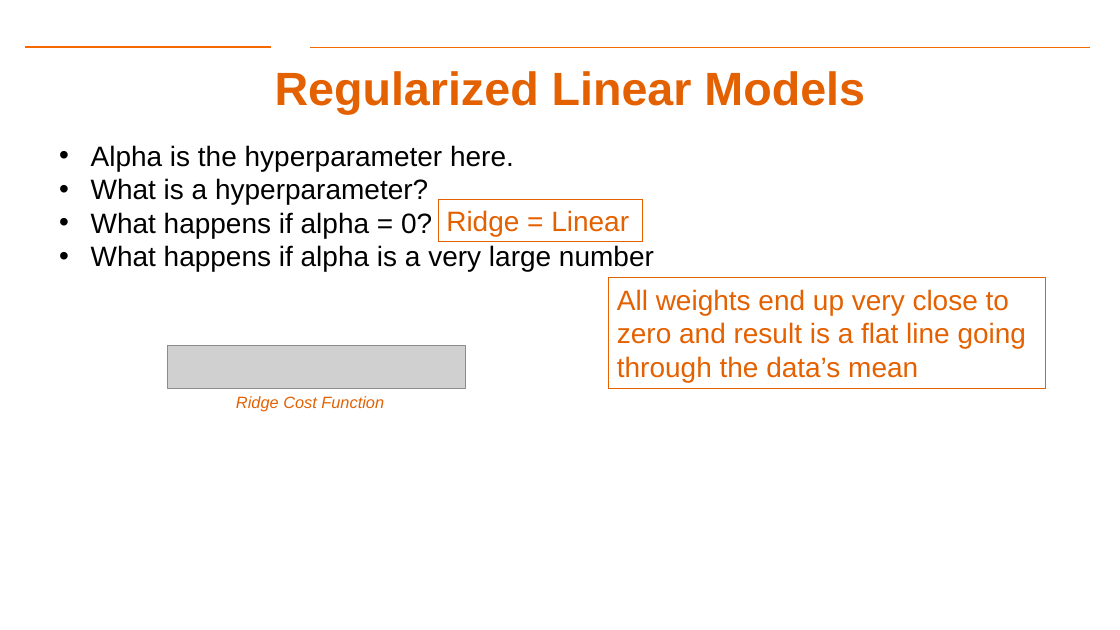
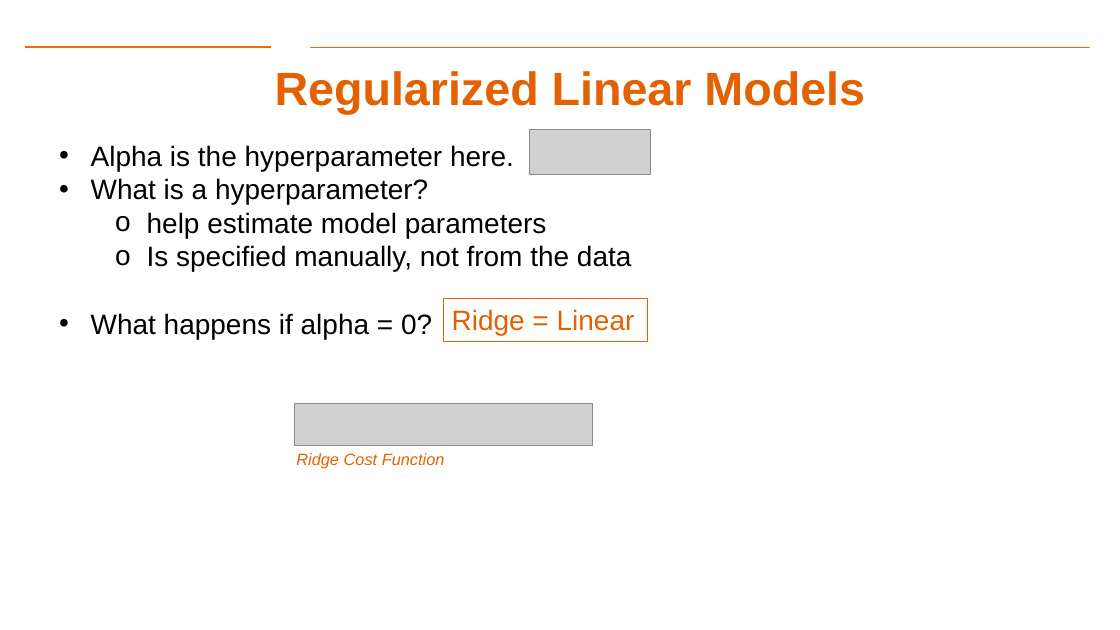
Before and after one commit to gk5951/RIT-DSCI-633-FDS, a slide deck: slide 8 of Syllabus/Lecture05/Lec05.pptx. Drawn at 1120x630 pixels with LibreOffice and Linux fonts; fonts in the diff are those of the drawing; grey boxes stand for pictures; background and template pictures are left out. Boxes give left, top, right and bottom in pixels: in the first picture for what was removed or moved away, otherwise in the second. Text is boxed around its words. In the diff, an @@ line names an element or a change of style, - is before the commit and + after.

```diff
--- a/Syllabus/Lecture05/Lec05.pptx
+++ b/Syllabus/Lecture05/Lec05.pptx
@@ picture added at <box>529,129,650,175</box> @@
@@ text at <box>147,212,631,272</box>: paragraphs added @@
+  o help estimate model parameters
+  o Is specified manually, not from the data
@@ text at <box>91,245,654,272</box>: paragraph removed @@
-• What happens if alpha is a very large number
@@ rectangle "Ridge = Linear": place and size @@
-rectangle "Ridge = Linear" at <box>438,199,642,241</box>
+rectangle "Ridge = Linear" at <box>444,299,648,341</box>
@@ rectangle removed at <box>609,278,1046,388</box> @@
-All weights end up very close to zero and result is a flat line going through the data’s mean
@@ picture: place and size @@
-picture at <box>167,346,465,388</box>
+picture at <box>294,403,592,445</box>
@@ text "Ridge Cost Function": place and size @@
-text "Ridge Cost Function" at <box>236,396,384,412</box>
+text "Ridge Cost Function" at <box>296,453,445,469</box>
```
